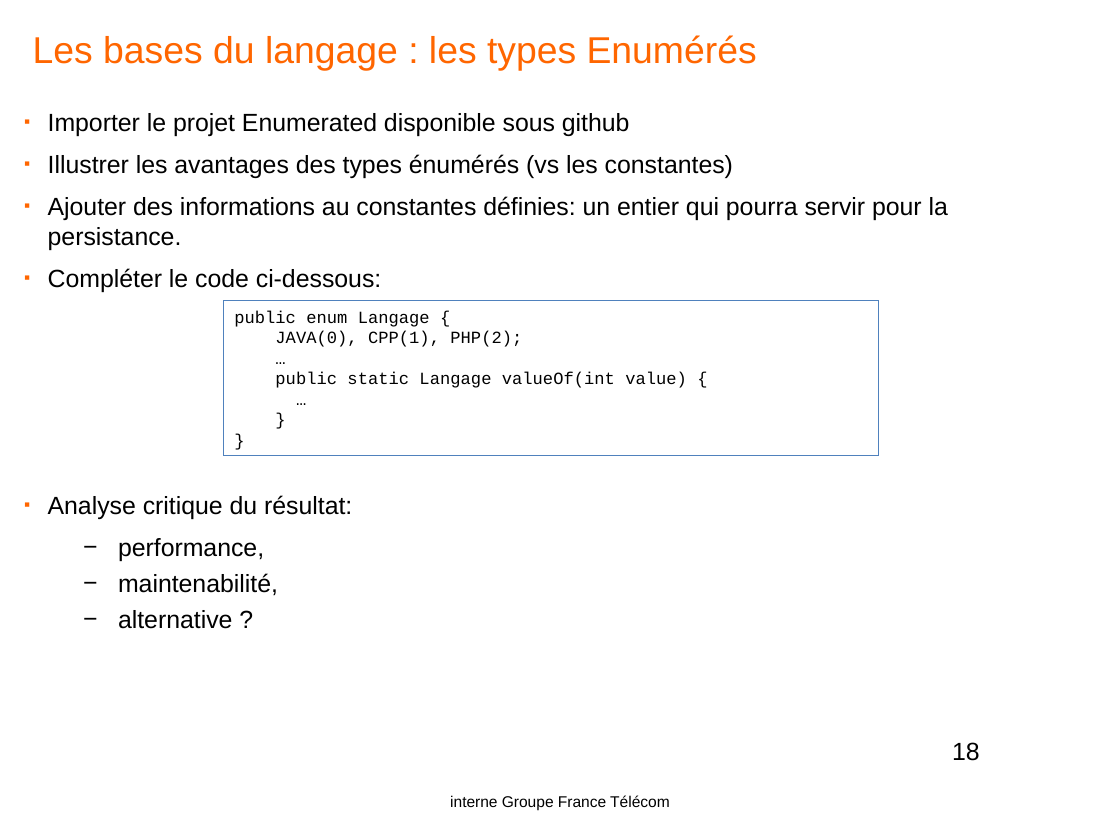
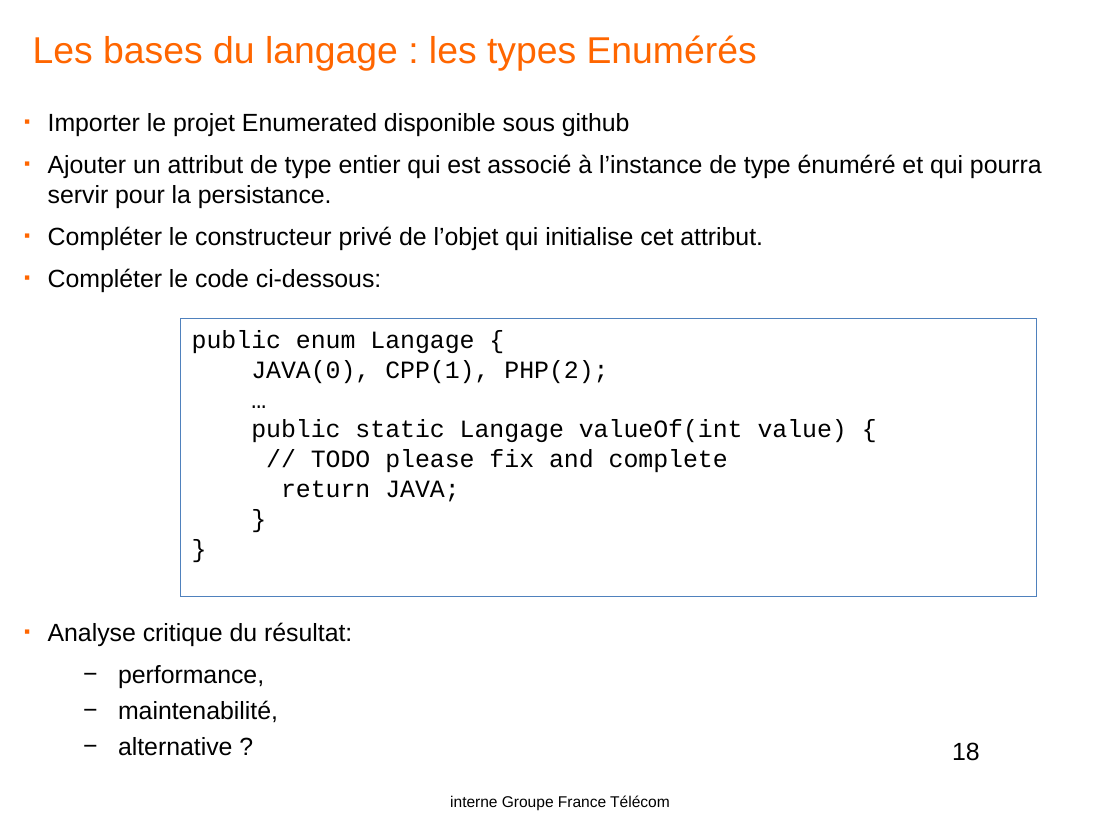
Before and after one commit to yplo6403/formationjava, a slide deck: slide 18 of doc/Java-OL1.pptx. Drawn at 1120x840 pixels with LibreOffice and Linux fonts; fonts in the diff are those of the drawing; background and template pictures are left out. Boxes give left, top, right and bottom in pixels: in the first picture for what was removed or moved away, otherwise in the second. Text is boxed around its words. In the diff, an @@ line names an element or a change of style, - is before the commit and + after.

```diff
--- a/doc/Java-OL1.pptx
+++ b/doc/Java-OL1.pptx
@@ text at (48,154,1042,250): text changed @@
-▪ Illustrer les avantages des types énumérés (vs les constantes)
-▪ Ajouter des informations au constantes définies: un entier qui pourra servir pour la persistance.
+▪ Ajouter un attribut de type entier qui est associé à l’instance de type énuméré et qui pourra servir pour la persistance.
+▪ Compléter le constructeur privé de l’objet qui initialise cet attribut.
@@ rectangle "public enum Langage {": place and size @@
-rectangle "public enum Langage {" at (223,300,878,455)
+rectangle "public enum Langage {" at (180,318,1036,597)
@@ text in rectangle at (192,330,847,442): size 11 to 16 pt in "public enum Langage {", "JAVA(0), CPP(1), PHP(2);", "…", "public static Langage valueOf(int value) {" and 2 more places @@
@@ text in rectangle at (281,449,728,502): text changed; size 11 to 16 pt @@
-…
+// TODO please fix and complete
+return JAVA;
```
Also in this commit, not shown: 1 other file.
